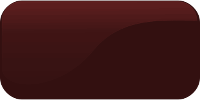
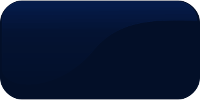
Revision of a layered 200x100 image; what changed, layer by layer:
added layer "blue button off" above "blue button" over 0, 0, 200, 100
renamed "button.png copy #1" to "red button off", hid it over 0, 0, 200, 100
